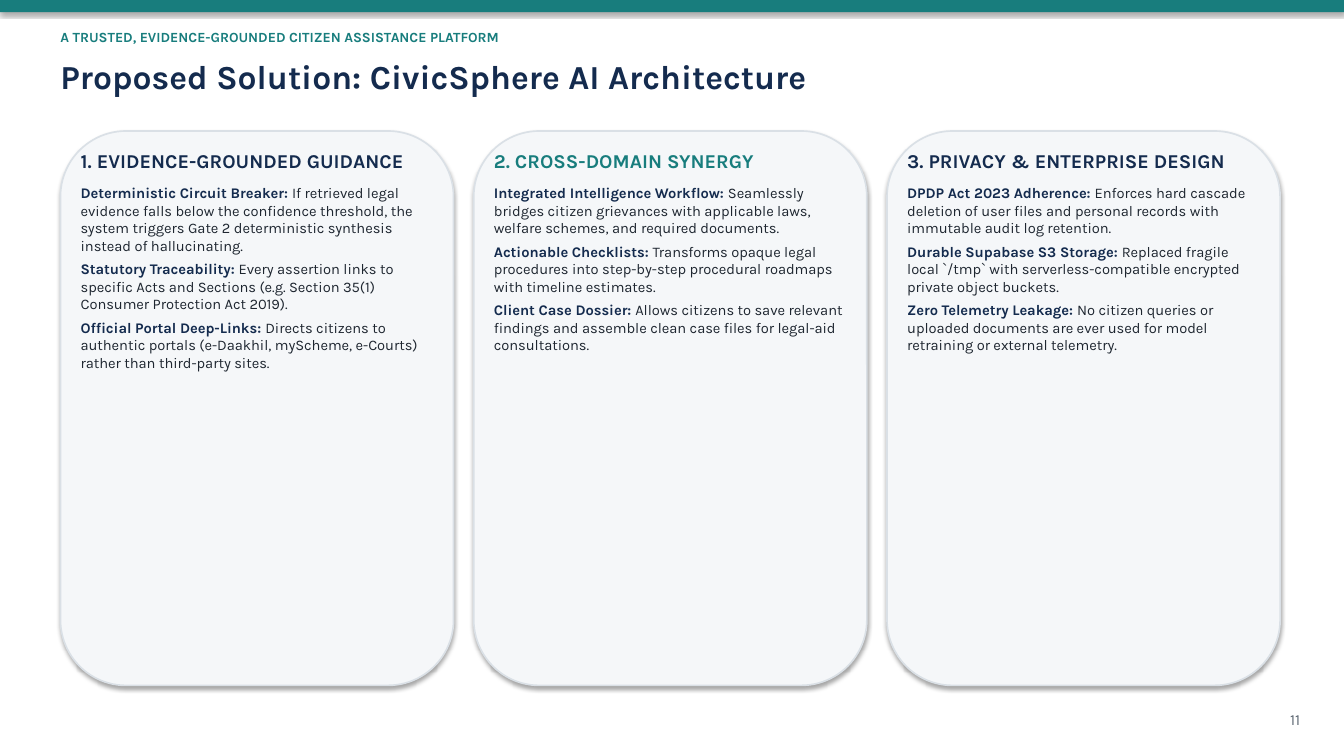
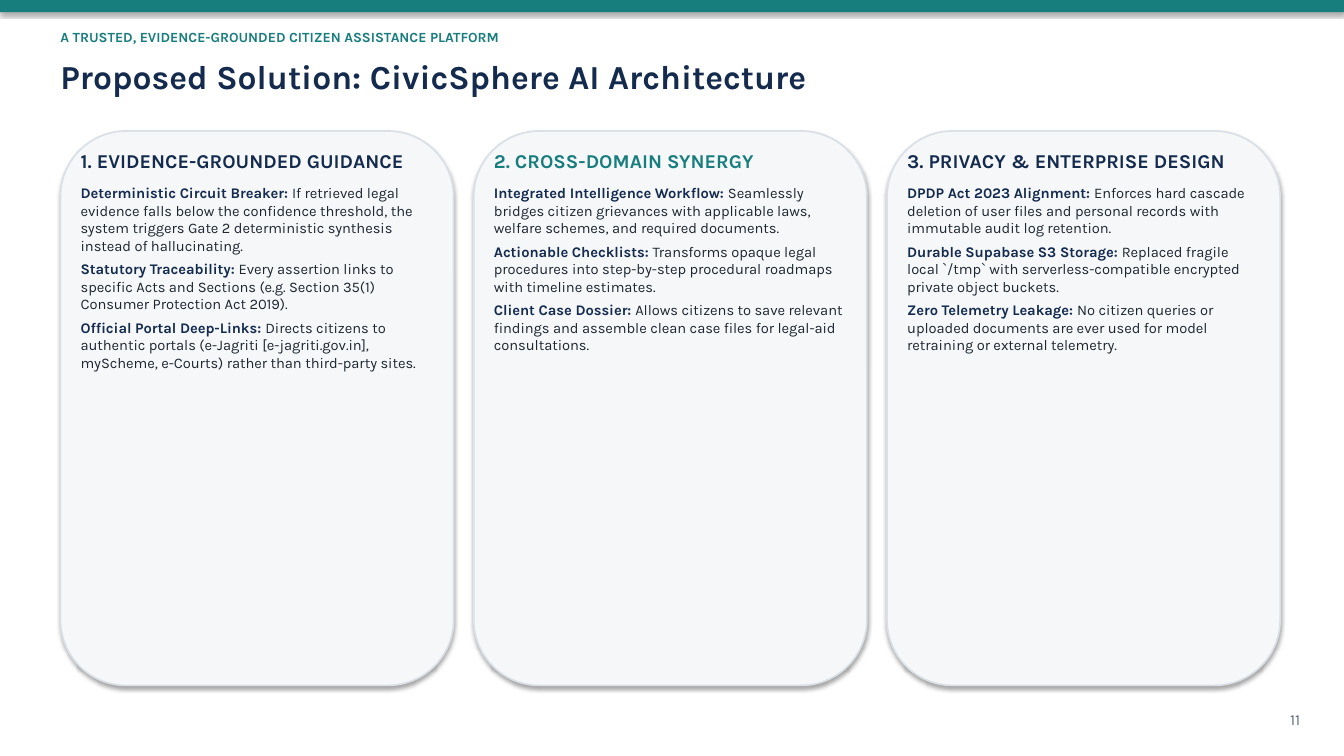
Before and after one commit to DEVANSHSAVLA/Finalyear_MajorProject, a slide deck: slide 11 of docs/review-2-submission/CivicSphere_AI_Review_2_Presentation.pptx. Drawn at 1344x756 pixels with LibreOffice and Linux fonts; fonts in the diff are those of the drawing. Boxes give left, top, right and bottom in pixels: in the first picture for what was removed or moved away, otherwise in the second. Text is boxed around its words. In the diff, an @@ line names an element or a change of style, - is before the commit and + after.

Commit message:
fix(review-2): complete final report & presentation correction audit and reconciliation

```diff
--- a/docs/review-2-submission/CivicSphere_AI_Review_2_Presentation.pptx
+++ b/docs/review-2-submission/CivicSphere_AI_Review_2_Presentation.pptx
@@ text at [907,187,1245,237]: text changed @@
-DPDP Act 2023 Adherence: Enforces hard cascade deletion of user files and personal records with immutable audit log retention.
+DPDP Act 2023 Alignment: Enforces hard cascade deletion of user files and personal records with immutable audit log retention.
@@ text at [81,322,416,372]: text changed @@
-Official Portal Deep-Links: Directs citizens to authentic portals (e-Daakhil, myScheme, e-Courts) rather than third-party sites.
+Official Portal Deep-Links: Directs citizens to authentic portals (e-Jagriti [e-jagriti.gov.in], myScheme, e-Courts) rather than third-party sites.
```
Also in this commit, not shown: 19 other slides changed, 30 other files.
